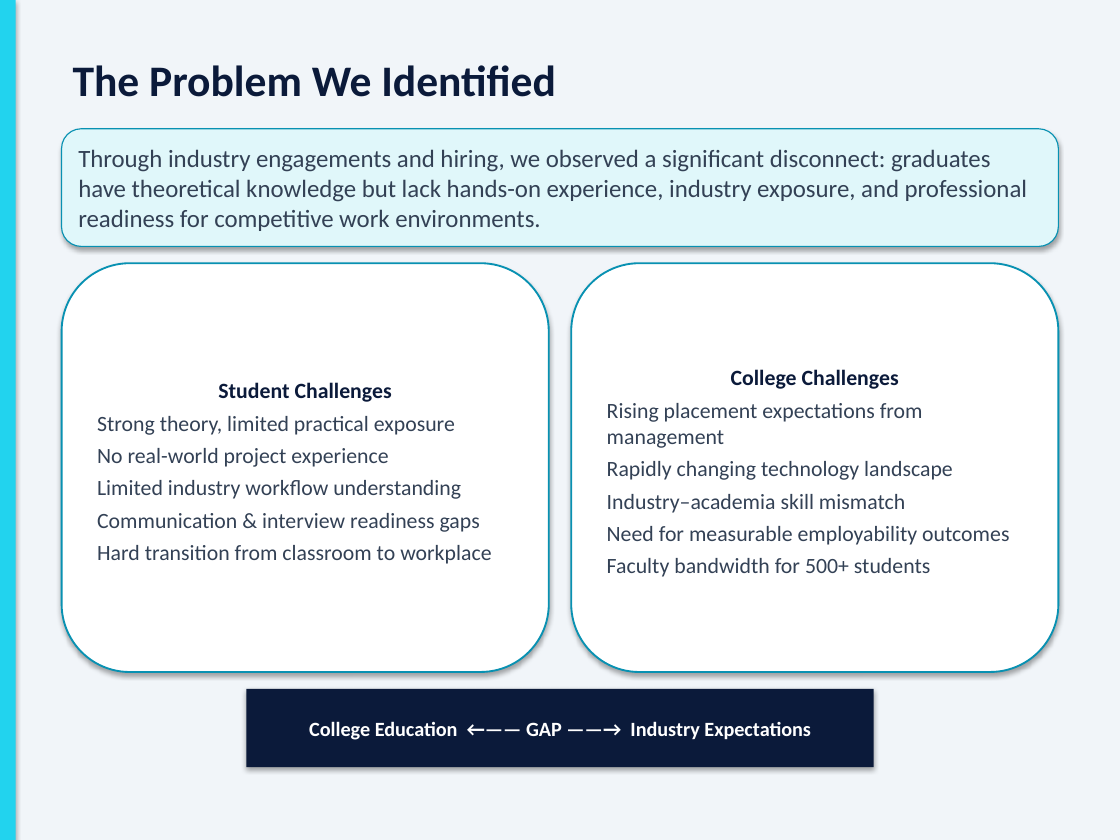
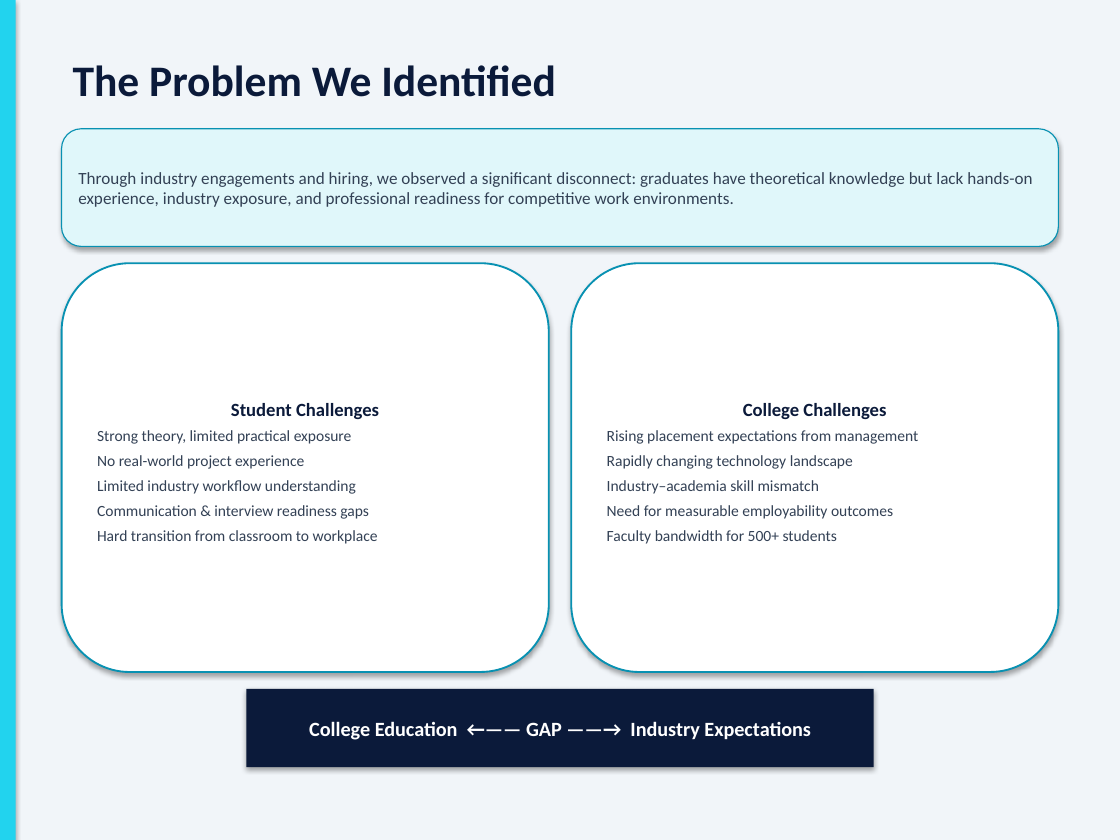
Before and after one commit to MantraaiAdmin/TrainingAccelaratorProgram, a slide deck: slide 2 of docs/AI_NextGen_Industry_Readiness_Pitch.pptx. Drawn at 1120x840 pixels with LibreOffice and Linux fonts; fonts in the diff are those of the drawing. Boxes give left, top, right and bottom in pixels: in the first picture for what was removed or moved away, otherwise in the second. Text is boxed around its words. In the diff, an @@ line names an element or a change of style, - is before the commit and + after.

```diff
--- a/docs/AI_NextGen_Industry_Readiness_Pitch.pptx
+++ b/docs/AI_NextGen_Industry_Readiness_Pitch.pptx
@@ rounded rectangle "Through industry engagements and hiring, ..." at bbox=[62, 129, 1058, 246]: size 16 to 11 pt @@
@@ rounded rectangle "Student Challenges" at bbox=[62, 263, 549, 672]: size 14 to 12 pt in "Student Challenges"; size 14 to 10 pt @@
@@ rounded rectangle "College Challenges" at bbox=[571, 263, 1058, 672]: size 14 to 12 pt in "College Challenges"; size 14 to 10 pt @@
```
Also in this commit, not shown: 7 other slides changed, 26 other files.
